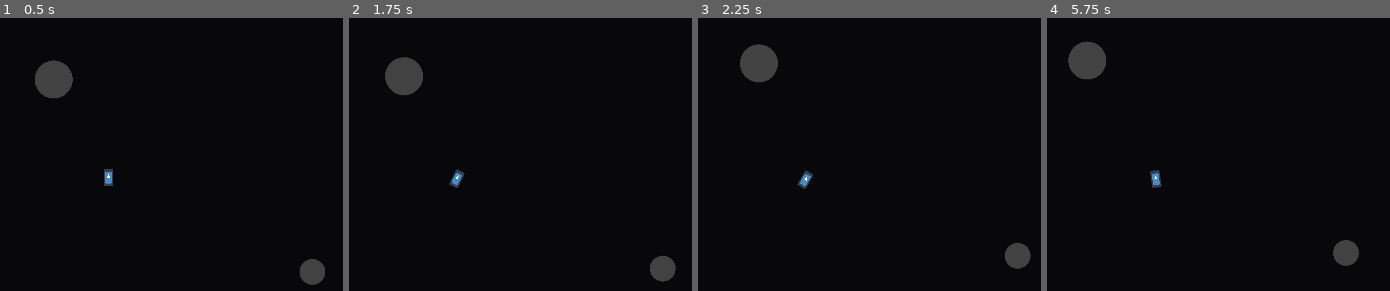
Above: before the commit, frames 1-4 (left to right).
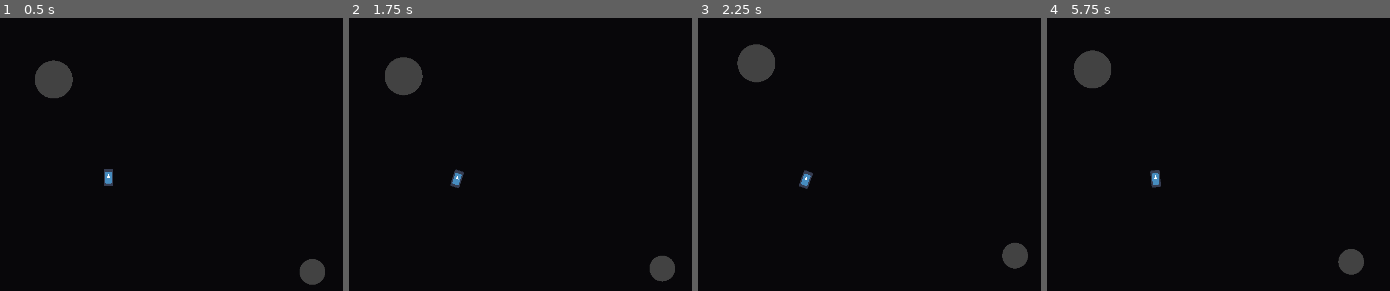
Above: after the commit, the same moments.

Repository: Erica-99/TinyWorld
Game: Godot game, scene res://scenes/star_map.tscn
The game is run twice, just before and just after one commit, with the same random seed, the same clock (stepped at 60 frames per second) and the same inputs. The project has no main scene, so this scene is started directly. The engine's default icon, where the game draws it, is replaced by a stand-in: a white triangle on a blue panel in a dark square.
Inputs:
- Up to frame 1 (0.5 s): no input
- Up to frame 2 (1.75 s): tap Enter at 0.5 s; hold D (Right) 0.53-1.28 s; hold Shift (Fire Dampers) 0.53-1.28 s; tap Space (Landing Mode) at 0.8, 1.25, 1.35 s; hold S (Reverse) from 1.28 s (still down); tap Shift (Fire Dampers) at 1.55 s
- Up to frame 3 (2.25 s): release S (Reverse) at 2.03 s; hold D (Right) from 2.03 s (still down); hold Shift (Fire Dampers) from 2.03 s (still down)
- Up to frame 4 (5.75 s): tap Space (Landing Mode) at 2.3, 2.85, 3.8, 4.35, 5.3 s; release D (Right) at 2.78 s; release Shift (Fire Dampers) at 2.78 s; hold W (Forward) 2.78-3.53 s; tap Shift (Fire Dampers) at 3.05, 4.55 s; hold Shift (Fire Dampers) 3.53-4.28 s; hold A (Left) 3.53-5.03 s; hold S (Reverse) from 5.03 s (still down); hold Shift (Fire Dampers) from 5.03 s (still down)

Frame 1 is identical in both runs. In frame 2, 0.1% of the frame differs, in the area x 10-96%, y 14-97%; in frame 3, 0.4%; in frame 4, 1.4%, in the area x 6-93%, y 8-95%.

Commit message:
Refactor ship movement to be more extensible

Diff:
--- a/scenes/ship.tscn
+++ b/scenes/ship.tscn
@@ -1,7 +1,9 @@
 [gd_scene format=3 uid="uid://b6iv033nau3ee"]
 
-[ext_resource type="Script" uid="uid://bqjghuaq4q8bf" path="res://scripts/ship.gd" id="1_2gnfn"]
+[ext_resource type="Script" uid="uid://bqjghuaq4q8bf" path="res://scripts/ship_movement.gd" id="1_2gnfn"]
+[ext_resource type="Script" uid="uid://dgld046s75y1y" path="res://scripts/ship.gd" id="1_4tobq"]
 [ext_resource type="Texture2D" uid="uid://c7gouvrquw1do" path="res://icon.svg" id="2_4tobq"]
+[ext_resource type="Script" uid="uid://bejf6qcply4ej" path="res://scripts/landing_movement.gd" id="3_tfsc7"]
 
 [sub_resource type="RectangleShape2D" id="RectangleShape2D_4cq66"]
 size = Vector2(72, 128)
@@ -9,10 +11,7 @@
 [node name="Ship" type="RigidBody2D" unique_id=156394039]
 collision_mask = 6
 gravity_scale = 0.0
-script = ExtResource("1_2gnfn")
-thrust = 400.0
-turning_torque = 6000.0
-linear_damper_strength = 2.0
+script = ExtResource("1_4tobq")
 
 [node name="Ship Sprite" type="Sprite2D" parent="." unique_id=935690747]
 position = Vector2(491, 235)
@@ -22,3 +21,15 @@
 
 [node name="CollisionShape2D" type="CollisionShape2D" parent="." unique_id=395625906]
 shape = SubResource("RectangleShape2D_4cq66")
+
+[node name="EatingManager" type="Node2D" parent="." unique_id=1190578618]
+
+[node name="LandingManager" type="Node2D" parent="." unique_id=1201178297]
+script = ExtResource("3_tfsc7")
+thrust = 1200.0
+landing_thruster_strength = 1300.0
+
+[node name="MovementManager" type="Node2D" parent="." unique_id=1648091153]
+script = ExtResource("1_2gnfn")
+turning_torque = 4000.0
+linear_damper_strength = 3.0
--- a/scenes/star_map.tscn
+++ b/scenes/star_map.tscn
@@ -104,8 +104,6 @@
 color = Color(0.030984493, 0.027432224, 0.039930467, 1)
 
 [node name="Ship" parent="." unique_id=156394039 instance=ExtResource("2_ewo0i")]
-landing_thruster_strength = 600.0
-max_velocity_for_landing = 1000.0
 
 [node name="PlayerCamera" parent="." unique_id=989112755 node_paths=PackedStringArray("target_object") instance=ExtResource("3_ewo0i")]
 zoom = Vector2(0.33, 0.33)
@@ -137,6 +135,4 @@
 grow_horizontal = 2
 grow_vertical = 0
 
-[connection signal="player_landing" from="Ship" to="UI/UI Control/LandingPopup" method="_on_ship_player_landing"]
-[connection signal="player_not_ready_to_land" from="Ship" to="UI/UI Control/LandingPopup" method="_on_ship_player_not_ready_to_land"]
-[connection signal="player_ready_to_land" from="Ship" to="UI/UI Control/LandingPopup" method="_on_ship_player_ready_to_land"]
+[connection signal="player_mode_changed" from="Ship" to="UI/UI Control/LandingPopup" method="_on_ship_player_mode_changed"]
--- a/scripts/ENUMS.gd
+++ b/scripts/ENUMS.gd
@@ -10,6 +10,7 @@
 
 enum PlayerMovementMode {
 	DEFAULT,
+	READY_TO_LAND,
 	LANDING,
 	LATCHED,
 }
--- /dev/null
+++ b/scripts/landing_movement.gd
@@ -0,0 +1,54 @@
+extends Node2D
+
+
+@export var thrust: float = 400
+@export var landing_thruster_strength: float = 100
+
+var actor: RigidBody2D
+
+func _ready() -> void:
+	actor = get_parent()
+
+
+# Called every frame. 'delta' is the elapsed time since the previous frame.
+func _process(delta: float) -> void:
+	# Check if there are any nearby planets
+	if actor.landing_target == null:
+		actor.enter_default_mode()
+	elif (actor.get_distance_to_planet_surface(actor.landing_target) > actor.max_range_for_landing
+	or actor.linear_velocity.length() > actor.max_velocity_for_landing):
+		actor.enter_default_mode()
+
+
+func _physics_process(delta: float) -> void:
+	if actor.landing_target != null:
+		process_landing_mode_movement(actor.landing_target)
+
+
+## Processes input and moves the ship in landing mode
+func process_landing_mode_movement(target: Area2D) -> void:
+	# Straightening
+	var target_angle = actor.global_position.angle_to_point(target.global_position)
+	var angle_diff = wrapf(target_angle - actor.rotation - PI/2, -PI, PI)
+	actor.apply_torque(angle_diff * 5000)
+
+	# Input detection
+	var thrust_input := Input.is_action_pressed("Forward")
+	var side_movement_input := Input.get_axis("Left", "Right")
+
+	# Allow thrusting off the planet
+	if thrust_input:
+		var facing = Vector2(cos(actor.rotation-PI/2), sin(actor.rotation-PI/2)) # Rotated to use up as forward
+		var forward_force = facing.normalized() * thrust
+		actor.apply_central_force(forward_force)
+
+	# Left/right movement
+	var right_facing = Vector2(cos(actor.rotation), sin(actor.rotation))
+	var movement_force = right_facing.normalized() * landing_thruster_strength * side_movement_input
+	actor.apply_central_force(movement_force)
+
+	# Fall to planet gently
+	var force_direction = (target.global_position - actor.global_position).normalized()
+	var force_amount = actor.get_distance_to_planet_surface(target) * 2
+	var total_falling_force = force_direction * force_amount
+	actor.apply_central_force(total_falling_force)
--- a/scripts/landing_popup.gd
+++ b/scripts/landing_popup.gd
@@ -1,15 +1,13 @@
 extends Control
 
 
-func _on_ship_player_ready_to_land() -> void:
-	$Label.text = "Press [Space] to enter landing mode"
-	visible = true
-
-
-func _on_ship_player_not_ready_to_land() -> void:
-	$Label.text = "Press [Space] to enter landing mode"
-	visible = false
-
-
-func _on_ship_player_landing() -> void:
-	$Label.text = "Press [Space] to cancel landing"
+func _on_ship_player_mode_changed(new_mode: ENUMS.PlayerMovementMode, previous_mode: ENUMS.PlayerMovementMode) -> void:
+	match new_mode:
+		ENUMS.PlayerMovementMode.DEFAULT:
+			visible = false
+		ENUMS.PlayerMovementMode.READY_TO_LAND:
+			$Label.text = "Press [Space] to enter landing mode"
+			visible = true
+		ENUMS.PlayerMovementMode.LANDING:
+			$Label.text = "Press [Space] to cancel landing"
+			visible = true
--- a/scripts/ship.gd
+++ b/scripts/ship.gd
@@ -1,129 +1,29 @@
 extends RigidBody2D
 
-signal player_ready_to_land
-signal player_not_ready_to_land
-signal player_landing
+signal player_mode_changed(new_mode: ENUMS.PlayerMovementMode, previous_mode: ENUMS.PlayerMovementMode)
 
-@export var thrust: float = 1
-@export var turning_torque: float = 10
-@export var linear_damper_strength: float = 5
-@export var angular_damper_strength: float = 5
 @export var max_range_for_landing: int = 1000
-@export var landing_thruster_strength: float = 100
-@export var max_velocity_for_landing: float = 100
+@export var max_velocity_for_landing: float = 1000
 
 var nearby_planets: Array[Area2D] = []
-var ready_to_land: bool = false
 var landing_target: Area2D = null
+
 var movement_mode := ENUMS.PlayerMovementMode.DEFAULT
 
-# Called when the node enters the scene tree for the first time.
+
 func _ready() -> void:
-	pass
-
-
-# Called every frame. 'delta' is the elapsed time since the previous frame.
-func _process(delta: float) -> void:
-	# Check if there are any nearby planets
-	if nearby_planets.size() > 0:
-		# Check if conditions met to ready landing
-		var nearest_planet = get_nearest_planet()
-		if get_distance_to_planet_surface(nearest_planet) < max_range_for_landing and linear_velocity.length() < max_velocity_for_landing:
-			if not ready_to_land:
-				ready_to_land = true
-				player_ready_to_land.emit()
-		else:
-			if ready_to_land:
-				ready_to_land = false
-				if movement_mode == ENUMS.PlayerMovementMode.LANDING:
-					clear_landing_mode(ENUMS.PlayerMovementMode.DEFAULT)
-				player_not_ready_to_land.emit()
-	else:
-		if ready_to_land:
-			ready_to_land = false
-			player_not_ready_to_land.emit()
-
-
-func _physics_process(delta: float) -> void:
-	match movement_mode:
-		ENUMS.PlayerMovementMode.DEFAULT:
-			process_movement(delta)
-		ENUMS.PlayerMovementMode.LANDING:
-			process_landing_mode_movement(landing_target)
-
-
-## Processes input and moves the ship in normal mode
-func process_movement(delta: float) -> void:
-	var thrust_input := Input.get_axis("Reverse", "Forward")
-	var rotation_input := Input.get_axis("Left", "Right")
-
-	var facing = Vector2(cos(rotation-PI/2), sin(rotation-PI/2)) # Rotated to use up as forward
-	var movement_force = facing.normalized() * thrust * thrust_input
-
-	var rotation_torque = turning_torque * rotation_input
-
-	apply_central_force(movement_force)
-	apply_torque(rotation_torque)
-
-## Processes input and moves the ship in landing mode
-func process_landing_mode_movement(target: Area2D) -> void:
-	# Straightening
-	var target_angle = global_position.angle_to_point(target.global_position)
-	var angle_diff = wrapf(target_angle - rotation - PI/2, -PI, PI)
-	apply_torque(angle_diff * 5000)
-
-	# Input detection
-	var thrust_input := Input.is_action_pressed("Forward")
-	var side_movement_input := Input.get_axis("Left", "Right")
-
-	# Allow thrusting off the planet
-	if thrust_input:
-		var facing = Vector2(cos(rotation-PI/2), sin(rotation-PI/2)) # Rotated to use up as forward
-		var forward_force = facing.normalized() * thrust
-		apply_central_force(forward_force)
-
-	# Left/right movement
-	var right_facing = Vector2(cos(rotation), sin(rotation))
-	var movement_force = right_facing.normalized() * landing_thruster_strength * side_movement_input
-	apply_central_force(movement_force)
-
-	# Fall to planet gently
-	var force_direction = (target.global_position - global_position).normalized()
-	var force_amount = get_distance_to_planet_surface(target) * 2
-	var total_falling_force = force_direction * force_amount
-	apply_central_force(total_falling_force)
-
-## One-off inputs (dampers, landing mode)
-func _unhandled_input(event):
-	if movement_mode == ENUMS.PlayerMovementMode.DEFAULT:
-		if event.is_action_pressed("Fire Dampers"):
-			linear_damp = linear_damper_strength
-			angular_damp = angular_damper_strength
-
-		if event.is_action_released("Fire Dampers"):
-			linear_damp = 0
-			angular_damp = 2
-
-		if event.is_action_pressed("Landing Mode"):
-			if ready_to_land:
-				landing_target = get_nearest_planet()
-				prepare_landing_mode()
-
-	elif movement_mode == ENUMS.PlayerMovementMode.LANDING:
-		if event.is_action_pressed("Landing Mode"):
-			if ready_to_land:
-				player_ready_to_land.emit()
-				clear_landing_mode(ENUMS.PlayerMovementMode.DEFAULT)
+	enter_default_mode()
 
 
 func add_near_planet(planet: Area2D) -> void:
 	nearby_planets.append(planet)
 
+
 func remove_near_planet(planet: Area2D) -> void:
 	if planet in nearby_planets:
 		nearby_planets.erase(planet)
 	if landing_target == planet:
-		clear_landing_mode(ENUMS.PlayerMovementMode.DEFAULT)
+		enter_default_mode()
 
 
 func get_nearest_planet() -> Area2D:
@@ -136,21 +36,67 @@
 			target = planet
 	return target
 
+
 func get_distance_to_planet_surface(planet: Area2D) -> float:
 	return (global_position - planet.global_position).length() - (planet.scale.x*5)
 
 
-func prepare_landing_mode() -> void:
-	linear_damp = 3
-	angular_damp = 2
-	player_landing.emit()
-	landing_target.call("ignore_gravity_for_object", self)
-	movement_mode = ENUMS.PlayerMovementMode.LANDING
+func set_ready_to_land():
+	if movement_mode != ENUMS.PlayerMovementMode.READY_TO_LAND:
+		player_mode_changed.emit(ENUMS.PlayerMovementMode.READY_TO_LAND, movement_mode)
+		movement_mode = ENUMS.PlayerMovementMode.READY_TO_LAND
+		swap_to_node(movement_mode)
 
 
-func clear_landing_mode(new_mode: ENUMS.PlayerMovementMode) -> void:
-	linear_damp = 0
-	angular_damp = 2
-	landing_target.call("return_gravity_for_object", self)
-	landing_target = null
-	movement_mode = new_mode
+func enter_landing_mode() -> void:
+	if not movement_mode == ENUMS.PlayerMovementMode.READY_TO_LAND:
+		return
+	linear_damp = 3
+	angular_damp = 1.5
+	landing_target = get_nearest_planet()
+	landing_target.call("ignore_gravity_for_object", self)
+	player_mode_changed.emit(ENUMS.PlayerMovementMode.LANDING, movement_mode)
+	movement_mode = ENUMS.PlayerMovementMode.LANDING
+	swap_to_node(movement_mode)
+
+
+func enter_default_mode() -> void:
+	if not movement_mode == ENUMS.PlayerMovementMode.DEFAULT:
+		linear_damp = 0
+		angular_damp = 2
+		if landing_target != null:
+			landing_target.call("return_gravity_for_object", self)
+			landing_target = null
+		player_mode_changed.emit(ENUMS.PlayerMovementMode.DEFAULT, movement_mode)
+		movement_mode = ENUMS.PlayerMovementMode.DEFAULT
+		swap_to_node(movement_mode)
+
+
+func swap_to_node(new_mode: ENUMS.PlayerMovementMode) -> void:
+	match new_mode:
+		ENUMS.PlayerMovementMode.DEFAULT:
+			$MovementManager.process_mode = Node.PROCESS_MODE_INHERIT
+			$LandingManager.process_mode = Node.PROCESS_MODE_DISABLED
+			$EatingManager.process_mode = Node.PROCESS_MODE_DISABLED
+		ENUMS.PlayerMovementMode.READY_TO_LAND:
+			$MovementManager.process_mode = Node.PROCESS_MODE_INHERIT
+			$LandingManager.process_mode = Node.PROCESS_MODE_DISABLED
+			$EatingManager.process_mode = Node.PROCESS_MODE_DISABLED
+		ENUMS.PlayerMovementMode.LANDING:
+			$MovementManager.process_mode = Node.PROCESS_MODE_DISABLED
+			$LandingManager.process_mode = Node.PROCESS_MODE_INHERIT
+			$EatingManager.process_mode = Node.PROCESS_MODE_DISABLED
+		ENUMS.PlayerMovementMode.LATCHED:
+			$MovementManager.process_mode = Node.PROCESS_MODE_DISABLED
+			$LandingManager.process_mode = Node.PROCESS_MODE_DISABLED
+			$EatingManager.process_mode = Node.PROCESS_MODE_INHERIT
+
+## One-off inputs (dampers, landing mode)
+func _unhandled_input(event):
+	if movement_mode == ENUMS.PlayerMovementMode.READY_TO_LAND:
+		if event.is_action_pressed("Landing Mode"):
+			enter_landing_mode()
+
+	elif movement_mode == ENUMS.PlayerMovementMode.LANDING:
+		if event.is_action_pressed("Landing Mode"):
+			enter_default_mode()
--- /dev/null
+++ b/scripts/ship_movement.gd
@@ -0,0 +1,64 @@
+extends Node2D
+
+@export var thrust: float = 400
+@export var turning_torque: float = 10
+@export var linear_damper_strength: float = 5
+@export var angular_damper_strength: float = 5
+
+var ready_to_land: bool = false
+
+var actor: RigidBody2D
+
+# Called when the node enters the scene tree for the first time.
+func _ready() -> void:
+	actor = get_parent()
+
+
+# Called every frame. 'delta' is the elapsed time since the previous frame.
+func _process(delta: float) -> void:
+	# Check if there are any nearby planets
+	if actor.nearby_planets.size() > 0:
+		# Check if conditions met to ready landing
+		var nearest_planet = actor.get_nearest_planet()
+		if (actor.get_distance_to_planet_surface(nearest_planet) < actor.max_range_for_landing
+		and actor.linear_velocity.length() < actor.max_velocity_for_landing):
+			actor.set_ready_to_land()
+		else:
+			actor.enter_default_mode()
+	else:
+		actor.enter_default_mode()
+
+
+func _physics_process(delta: float) -> void:
+	match actor.movement_mode:
+		ENUMS.PlayerMovementMode.DEFAULT:
+			process_movement(delta)
+		ENUMS.PlayerMovementMode.READY_TO_LAND:
+			process_movement(delta)
+
+
+
+## Processes input and moves the ship in normal mode
+func process_movement(delta: float) -> void:
+	var thrust_input := Input.get_axis("Reverse", "Forward")
+	var rotation_input := Input.get_axis("Left", "Right")
+
+	var facing = Vector2(cos(actor.rotation-PI/2), sin(actor.rotation-PI/2)) # Rotated to use up as forward
+	var movement_force = facing.normalized() * thrust * thrust_input
+
+	var rotation_torque = turning_torque * rotation_input
+
+	actor.apply_central_force(movement_force)
+	actor.apply_torque(rotation_torque)
+
+
+
+## One-off inputs (dampers, landing mode)
+func _unhandled_input(event):
+	if event.is_action_pressed("Fire Dampers"):
+		actor.linear_damp = linear_damper_strength
+		actor.angular_damp = angular_damper_strength
+
+	if event.is_action_released("Fire Dampers"):
+		actor.linear_damp = 0
+		actor.angular_damp = 2
Not shown, added: scripts/landing_movement.gd.uid
Not shown, changed: scripts/ship.gd.uid
Not shown, added: scripts/ship_movement.gd.uid
